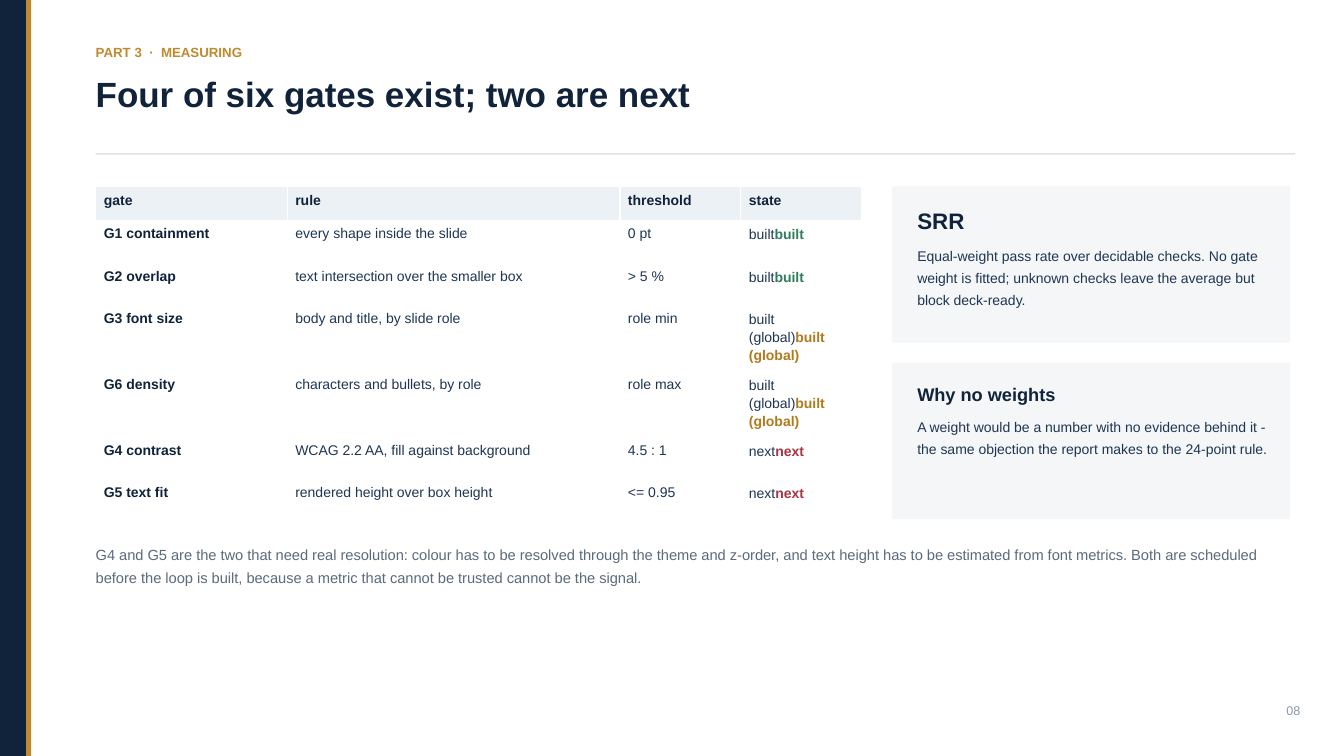
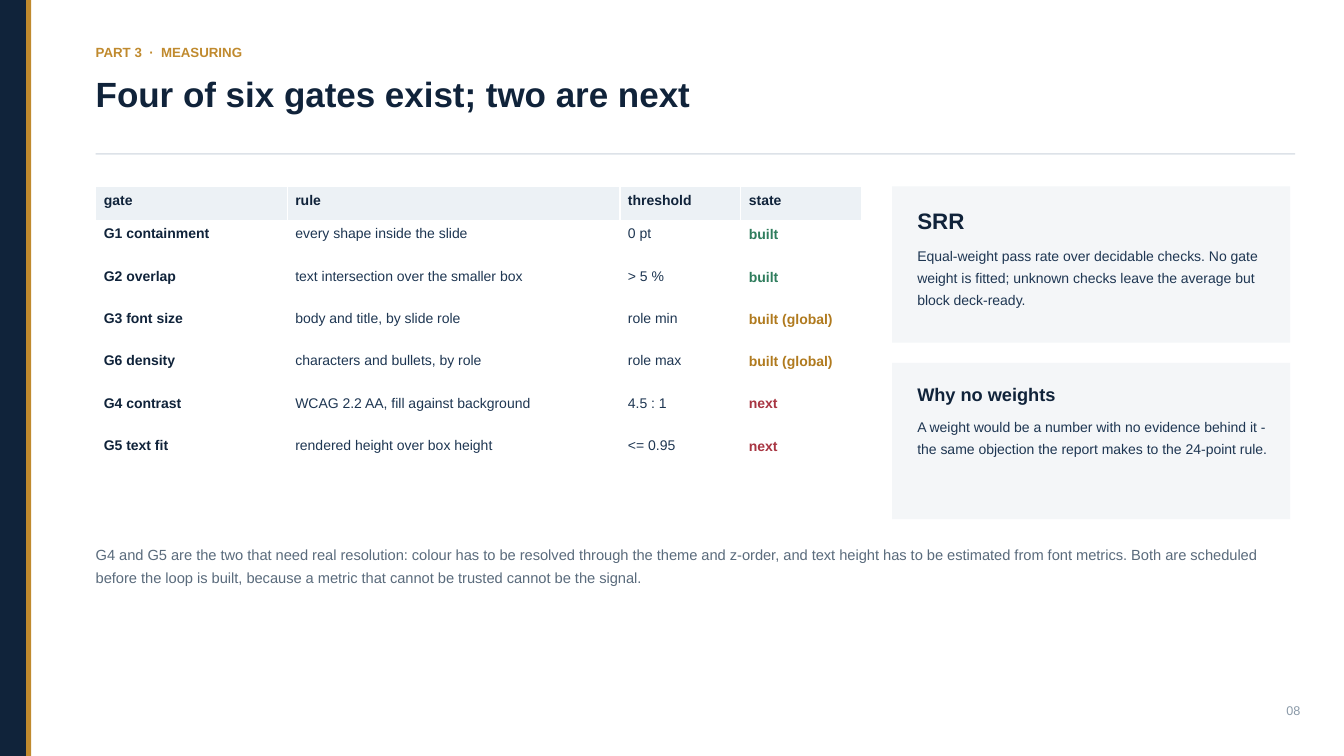
Before and after one commit to Mizuki0215/capstone-ppt-agent, a slide deck: slide 8 of deck/progress_deck.pptx. Drawn at 1344x756 pixels with LibreOffice and Linux fonts; fonts in the diff are those of the drawing. Boxes give left, top, right and bottom in pixels: in the first picture for what was removed or moved away, otherwise in the second. Text is boxed around its words. In the diff, an @@ line names an element or a change of style, - is before the commit and + after.

Commit message:
deck: Chinese progress briefing (12 slides, same layout)
All copy translated; the layout code is shared with the English builder so the
two decks cannot drift. PingFang HK throughout. Also fixes a duplicated status
column on the measurement slide, in both languages.

```diff
--- a/deck/progress_deck.pptx
+++ b/deck/progress_deck.pptx
@@ table at [96,187,862,475] @@
-row 2, column 4: builtbuilt
+row 2, column 4: built
-row 3, column 4: builtbuilt
+row 3, column 4: built
-row 4, column 4: built (global)built (global)
+row 4, column 4: built (global)
-row 5, column 4: built (global)built (global)
+row 5, column 4: built (global)
-row 6, column 4: nextnext
+row 6, column 4: next
-row 7, column 4: nextnext
+row 7, column 4: next
```
Also in this commit, not shown: 1 other slide changed, 5 other files.
